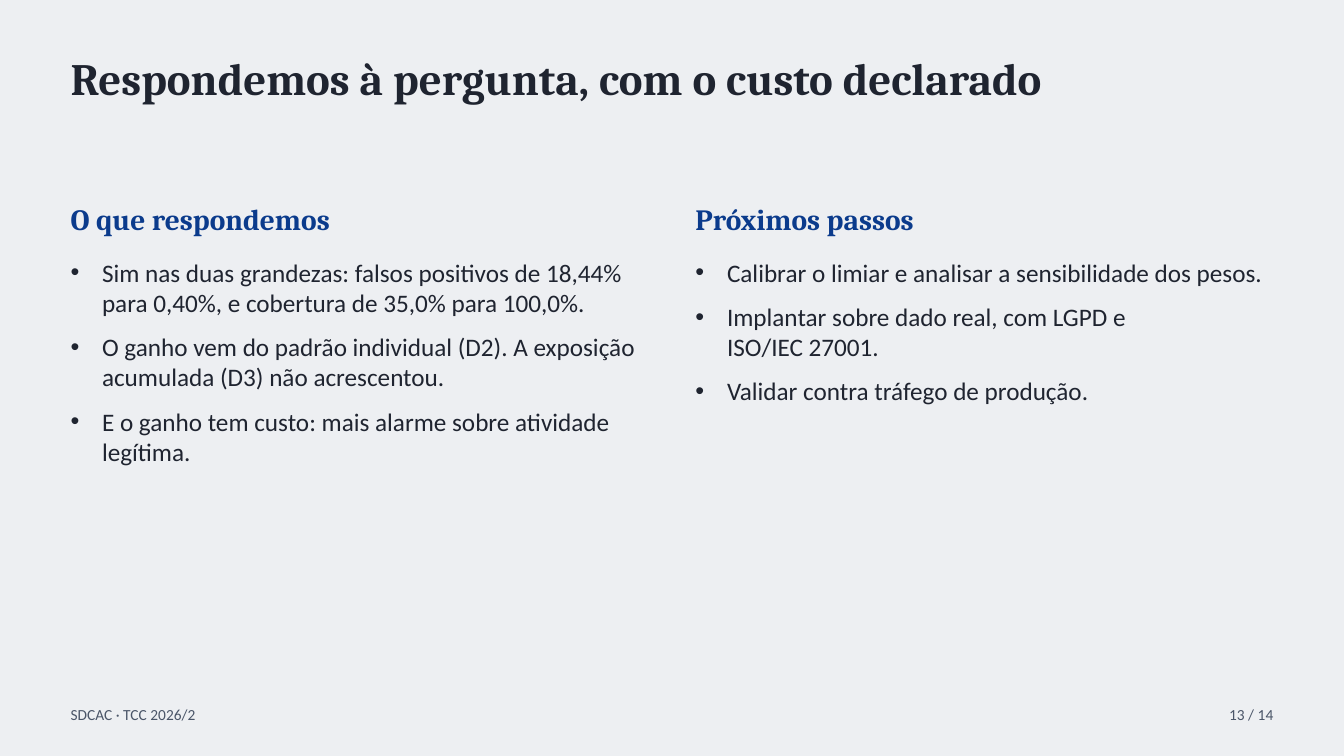
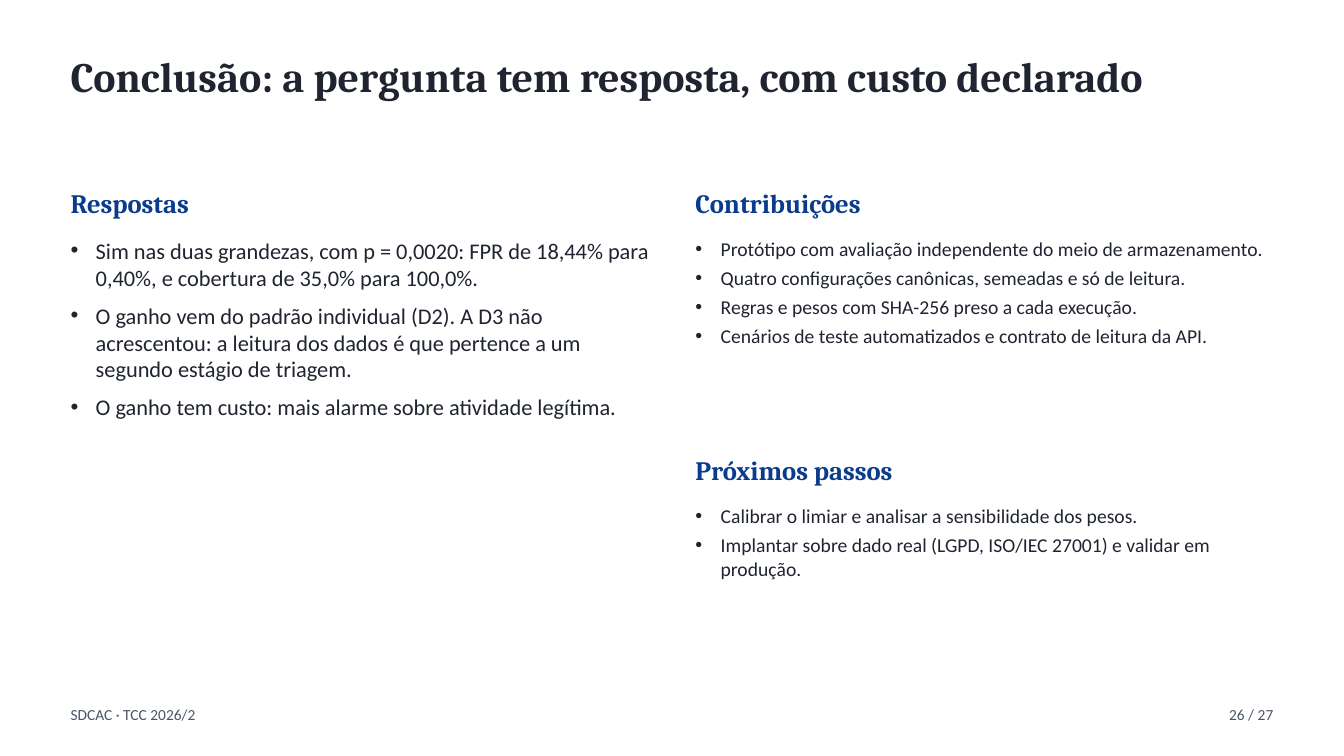
Before and after one commit to Codexrocks/TCC_SDCAC, a slide deck: slide 26 of apresentacao/apresentacao-sdcac.pptx (slide 13 before the commit). Drawn at 1344x756 pixels with LibreOffice and Linux fonts; fonts in the diff are those of the drawing. Boxes give left, top, right and bottom in pixels: in the first picture for what was removed or moved away, otherwise in the second. Text is boxed around its words. In the diff, an @@ line names an element or a change of style, - is before the commit and + after.

```diff
--- a/apresentacao/apresentacao-sdcac.pptx
+++ b/apresentacao/apresentacao-sdcac.pptx
@@ background #EDEFF2 to #FFFFFF @@
@@ text at (71, 63, 1142, 102): text changed; size 32 to 30 pt @@
-Respondemos à pergunta, com o custo declarado
+Conclusão: a pergunta tem resposta, com custo declarado
@@ text removed at (71, 209, 330, 237) @@
-O que respondemos
@@ text added at (71, 195, 189, 219), 19 pt, text #0B3B8C, bold @@
+Respostas
@@ text added at (695, 194, 860, 219), 19 pt, text #0B3B8C, bold @@
+Contribuições
@@ text at (96, 243, 648, 419): text changed; size 18 to 16 pt @@
-• Sim nas duas grandezas: falsos positivos de 18,44% para 0,40%, e cobertura de 35,0% para 100,0%.
-• O ganho vem do padrão individual (D2). A exposição acumulada (D3) não acrescentou.
-• E o ganho tem custo: mais alarme sobre atividade legítima.
+• Sim nas duas grandezas, com p = 0,0020: FPR de 18,44% para 0,40%, e cobertura de 35,0% para 100,0%.
+• O ganho vem do padrão individual (D2). A D3 não acrescentou: a leitura dos dados é que pertence a um segundo estágio de triagem.
+• O ganho tem custo: mais alarme sobre atividade legítima.
@@ text added at (721, 242, 1262, 343), 14 pt, text #1F2430 @@
+• Protótipo com avaliação independente do meio de armazenamento.
+• Quatro configurações canônicas, semeadas e só de leitura.
+• Regras e pesos com SHA-256 preso a cada execução.
+• Cenários de teste automatizados e contrato de leitura da API.
@@ text "Próximos passos": place and size @@
-text "Próximos passos" at (695, 209, 914, 237)
+text "Próximos passos" at (695, 461, 893, 486)
@@ text "Próximos passos" at (695, 461, 893, 486): size 21 to 19 pt @@
@@ text "Calibrar o limiar e analisar ...": place and size @@
-text "Calibrar o limiar e analisar ..." at (727, 264, 1262, 405)
+text "Calibrar o limiar e analisar ..." at (721, 509, 1209, 580)
@@ text at (721, 509, 1138, 526): size 18 to 14 pt in "Calibrar o limiar e analisar a sensibilidade ..."; indent changed; less space between paragraphs @@
@@ text at (721, 538, 1209, 580): text changed; size 18 to 14 pt @@
-• Implantar sobre dado real, com LGPD e ISO/IEC 27001.
-• Validar contra tráfego de produção.
+• Implantar sobre dado real (LGPD, ISO/IEC 27001) e validar em produção.
@@ text at (1229, 709, 1274, 720): text changed @@
-13 / 14
+26 / 27
```
Also in this commit, not shown: 5 other slides changed, 21 slides added, 8 slides removed, 10 other files.
